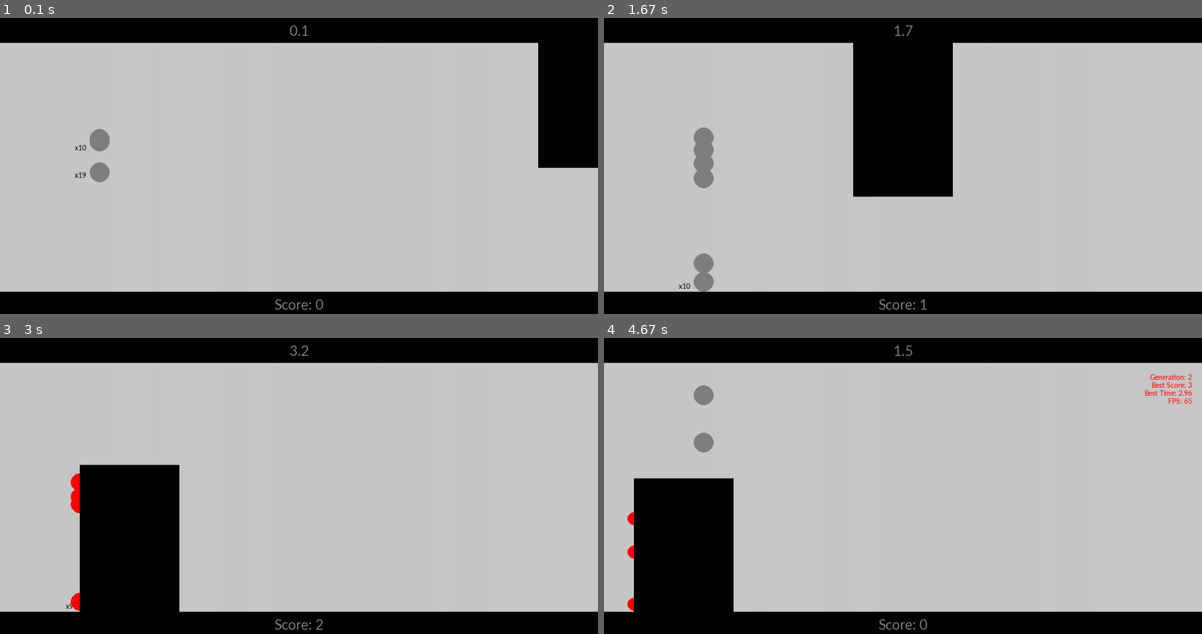
Above: before the commit, frames 1-4 (two rows, left to right).
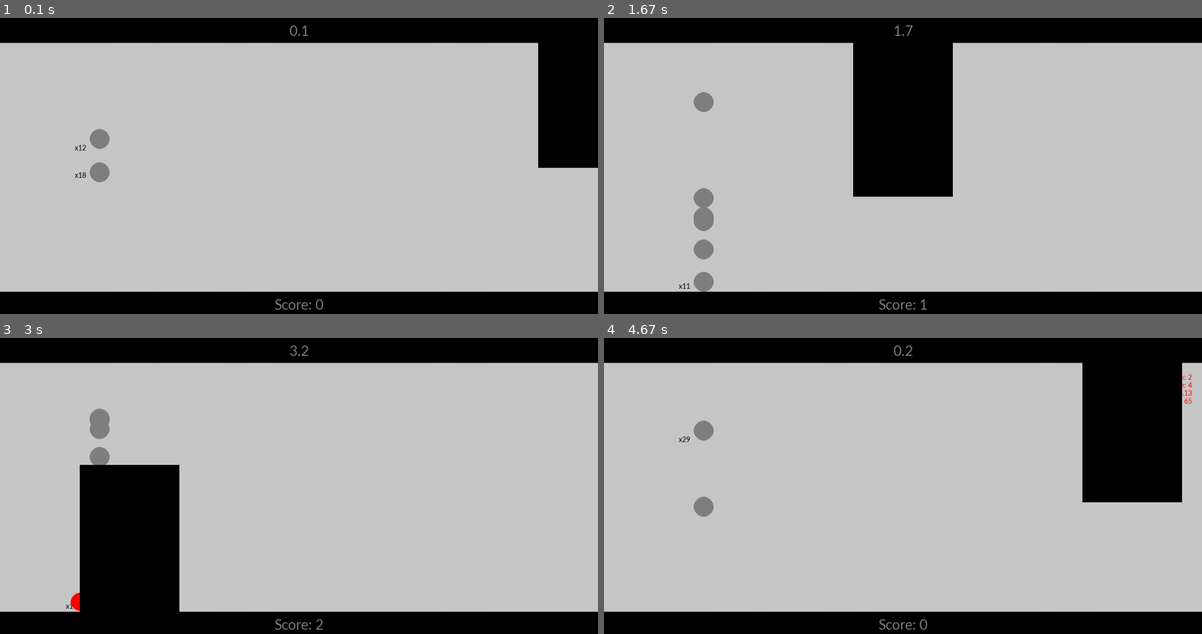
Above: after the commit, the same moments.

Repository: philmuri/GA-project
Game: pygame game, started from main.py
The game is run twice, just before and just after one commit, with the same random seed, the same clock (stepped at 60 frames per second) and the same inputs.
Inputs:
- Up to frame 1 (0.1 s): no input
- Up to frame 2 (1.67 s): tap I at 0.33, 1, 1.4 s; tap E at 0.67 s
- Up to frame 3 (3 s): tap I at 1.7, 1.9, 2.23, 2.53 s
- Up to frame 4 (4.67 s): tap Space at 3.23 s; tap I at 3.63, 3.97, 4.4 s

The runs differ from the first frame. In frame 1, less than 0.1% of the frame differs, in the area x 13-19%, y 41-55%; in frame 2, 1.5%; in frame 3, 0.6%; in frame 4, 16%, in the area x 3-99%, y 2-93%.

Commit message:
feat: introduced mutation probability + gene reset threshold if no progress after x amount of generations

Diff:
--- a/constants.py
+++ b/constants.py
@@ -29,9 +29,11 @@
 # Constants: AI
 is_AI = True
 POPULATION_SIZE = 30
-MUTATION_RATE = 0.5  # currently unused
+MUTATION_CHANCE = 0.5  # mutation probability per weight
 MUTATION_SIZE = 1
 KEEP_PARENTS = 2
 # The sum of the following must be below 1:
 CROSSOVER_RATE = 0.3
 CROSS_GENERATION_RATE = 0.3
+# number of generations before randomizing genes for part of population:
+RESET_THRESHOLD = 10
--- a/main.py
+++ b/main.py
@@ -277,21 +277,23 @@
 
             # - Cloning or Resetting -
             else:
-                # NOTE: TBD Add fractional population reset if no improvement
-                _.weights_input = copy.deepcopy(population[-1].weights_input)
-                _.weights_hidden = copy.deepcopy(population[-1].weights_hidden)
-                _.mutate()
+                if generation % c.RESET_THRESHOLD == 0:  # randomize if above generation thresholds
+                    _.__init__(is_AI=c.is_AI)
+                else:
+                    _.weights_input = copy.deepcopy(
+                        population[-1].weights_input)
+                    _.weights_hidden = copy.deepcopy(
+                        population[-1].weights_hidden)
+                    _.mutate()
 
         # - Update/Reset Other Elements -
         dead_players = []
         generation_clock = 0.0
         generation += 1
         obstacle.score = 0
-
         info_text['Generation'] = generation
         info_text['Best Time'] = best_overall_time
 
-        time.sleep(0.5)
         game_running = True
 
 
--- a/player.py
+++ b/player.py
@@ -1,7 +1,8 @@
 import numpy as np
+import random
 import time
 import pygame as pg
-from constants import PLAYER_RADIUS, PLAYER_COLOR, PLAYER_DEATH_COLOR, PLAYER_START_HEIGHT, PLAYER_START_POS, JUMP_FORCE, HEIGHT, BASE_HEIGHT, GRAVITY, MUTATION_SIZE, OBSTACLE_SPEED
+from constants import PLAYER_RADIUS, PLAYER_COLOR, PLAYER_DEATH_COLOR, PLAYER_START_HEIGHT, PLAYER_START_POS, JUMP_FORCE, HEIGHT, BASE_HEIGHT, GRAVITY, MUTATION_SIZE, OBSTACLE_SPEED, MUTATION_CHANCE
 from obstacle import Obstacle
 
 
@@ -24,7 +25,7 @@
             self.dx = 0
             # NOTE: consider removing since it is directly correlated with self.vy
             self.jump_power = -10
-            self.weights_input = np.random.normal(0, scale=0.1, size=(6, 3))
+            self.weights_input = np.random.normal(0, scale=0.1, size=(5, 3))
             self.weights_hidden = np.random.normal(0, scale=0.1, size=(3, 1))
 
     def draw(self, screen) -> None:  # NOTE: Possibly implement in main instead
@@ -96,8 +97,11 @@
 
     def NN_jump(self):
         bias = -0.5  # NOTE: Just -0.5 for now
-        genes = [self.y, self.vy, self.dx,
-                 self.dy_bottom, self.dy_top, self.jump_power]
+        genes = [self.y,
+                 self.vy,
+                 self.dx,
+                 self.dy_bottom,
+                 self.dy_top]
         hidden_layer_in = np.dot(genes, self.weights_input)
         hidden_layer_out = self.sigmoid(hidden_layer_in)
         output_layer_in = np.dot(hidden_layer_out, self.weights_hidden)
@@ -121,11 +125,13 @@
     def mutate(self):
         for nw in range(len(self.weights_input)):
             for w in range(len(self.weights_input[nw])):
-                self.weights_input[nw][w] += self.mutation_rate()
+                if random.random() <= MUTATION_CHANCE:
+                    self.weights_input[nw][w] += self.mutation_rate()
 
         for nw in range(len(self.weights_hidden)):
             for w in range(len(self.weights_hidden[nw])):
-                self.weights_hidden[nw][w] += self.mutation_rate()
+                if random.random() <= MUTATION_CHANCE:
+                    self.weights_hidden[nw][w] += self.mutation_rate()
 
     def mutation_rate(self):
         # "dynamic" random "learning rate" to simulate mutation
